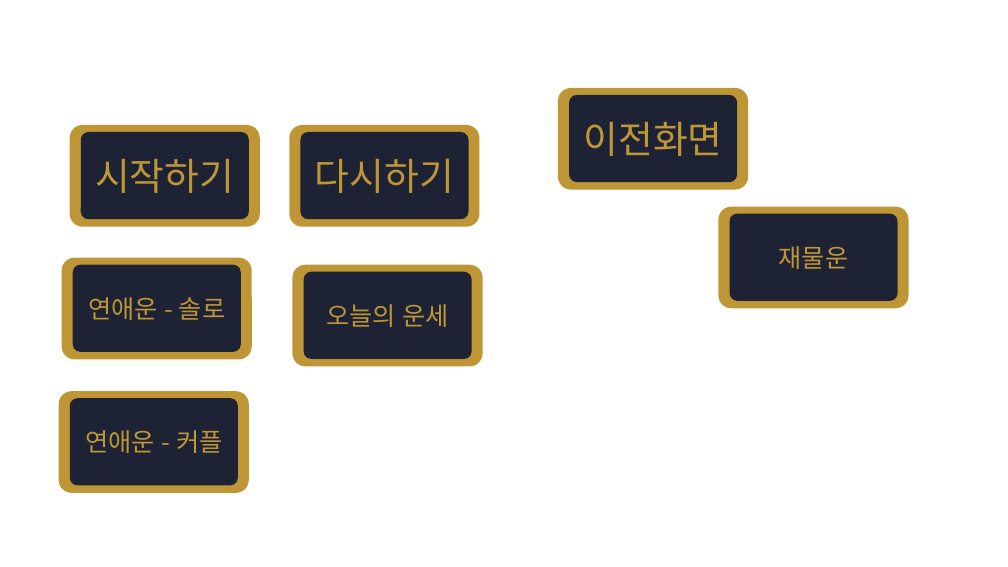
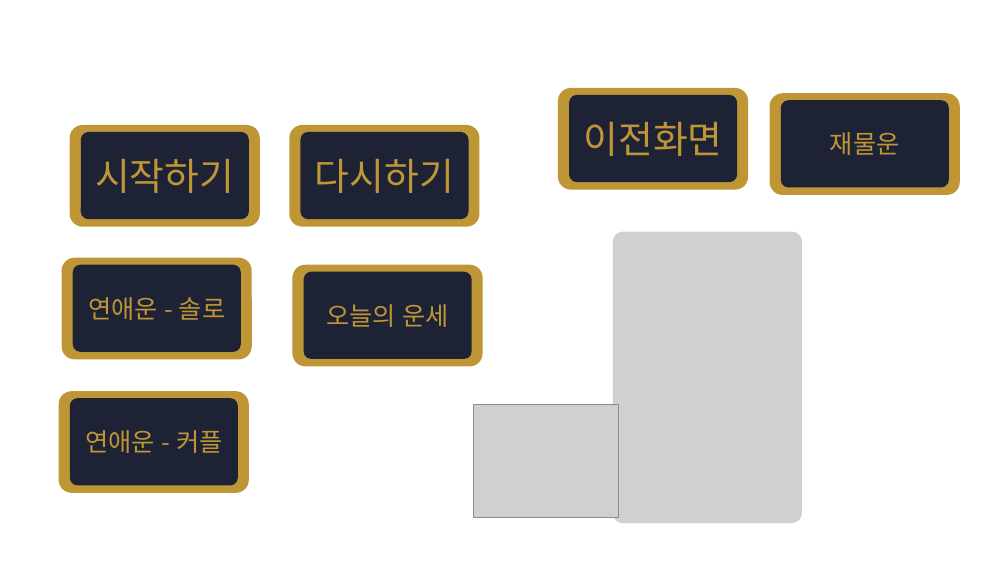
Before and after one commit to kpreference/tarrot_horoscope_belline, a slide deck: slide 2 of 그림파일.pptx. Drawn at 1008x567 pixels with LibreOffice and Linux fonts; fonts in the diff are those of the drawing; grey boxes stand for pictures. Boxes give left, top, right and bottom in pixels: in the first picture for what was removed or moved away, otherwise in the second. Text is boxed around its words. In the diff, an @@ line names an element or a change of style, - is before the commit and + after.

```diff
--- a/그림파일.pptx
+++ b/그림파일.pptx
@@ 2 rounded rectangles, 1 text: place and size @@
-2 rounded rectangles, 1 text at (718,206,909,309)
+2 rounded rectangles, 1 text at (770,93,960,195)
@@ picture added at (613,231,802,523) @@
@@ picture added at (473,405,618,518) @@
```
Also in this commit, not shown: 1 other slide changed, 4 other files.
